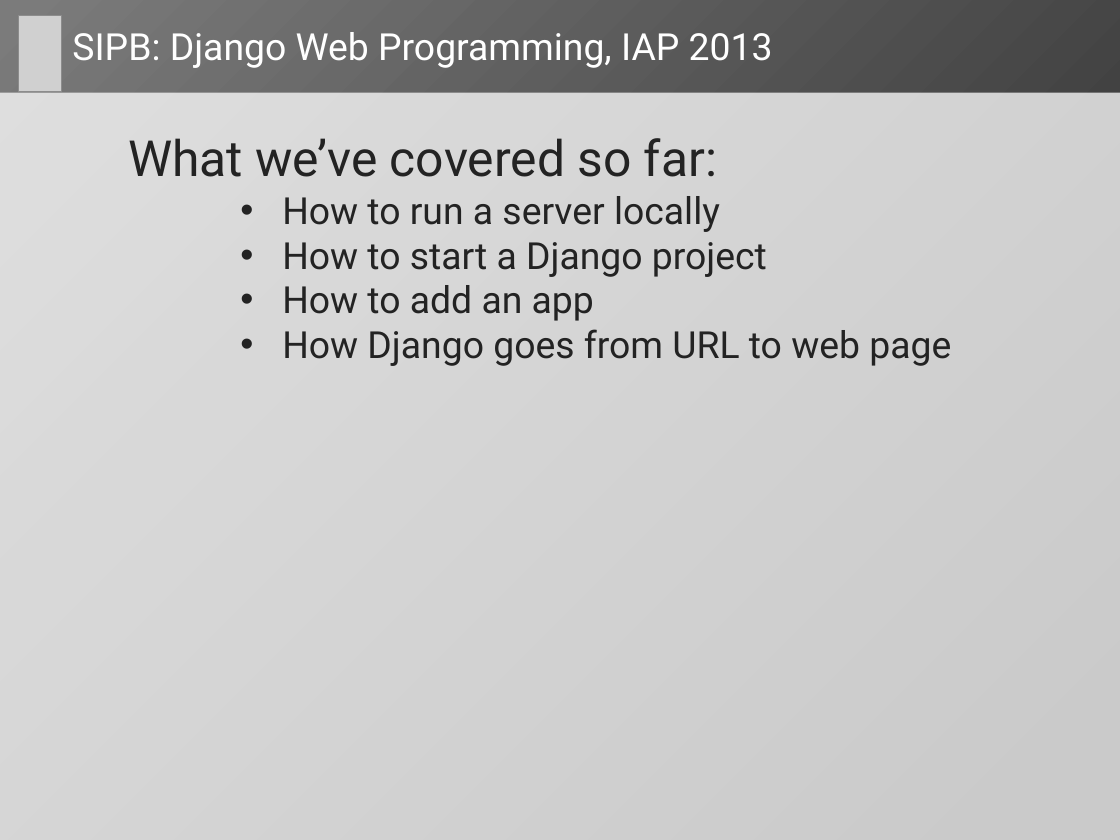
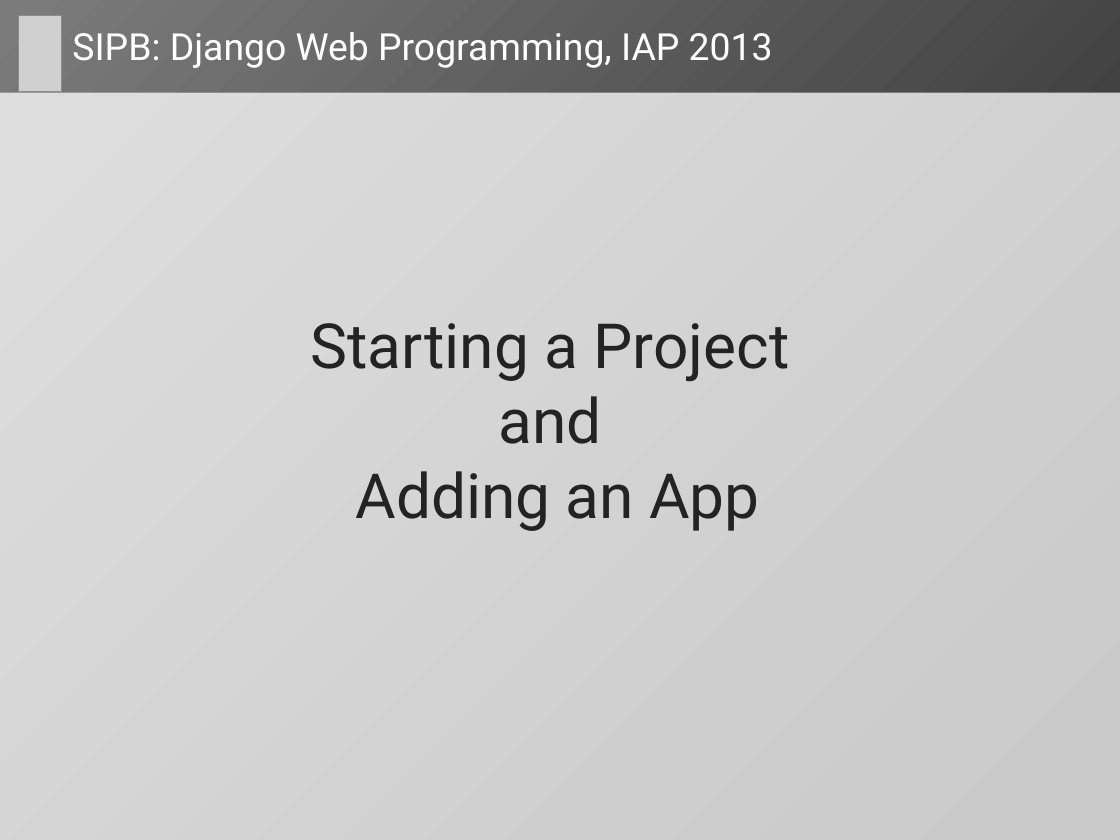
Before and after one commit to dlukeomalley/SIPB_django_class, a slide deck: slide 19 of slides/django_slides.pptx (slide 27 before the commit). Drawn at 1120x840 pixels with LibreOffice and Linux fonts; fonts in the diff are those of the drawing; grey boxes stand for pictures. Boxes give left, top, right and bottom in pixels: in the first picture for what was removed or moved away, otherwise in the second. Text is boxed around its words. In the diff, an @@ line names an element or a change of style, - is before the commit and + after.

```diff
--- a/slides/django_slides.pptx
+++ b/slides/django_slides.pptx
@@ text removed at <box>128,138,951,366</box> @@
-  What we’ve covered so far:
-      • How to run a server locally
-      • How to start a Django project
-      • How to add an app
-      • How Django goes from URL to web page
@@ text added at <box>311,323,789,531</box>, 40 pt, text #232323 @@
+Starting a Project
+and
+Adding an App
```
Also in this commit, not shown: 15 other slides changed, 9 slides added, 1 slide removed, 3 other files.
